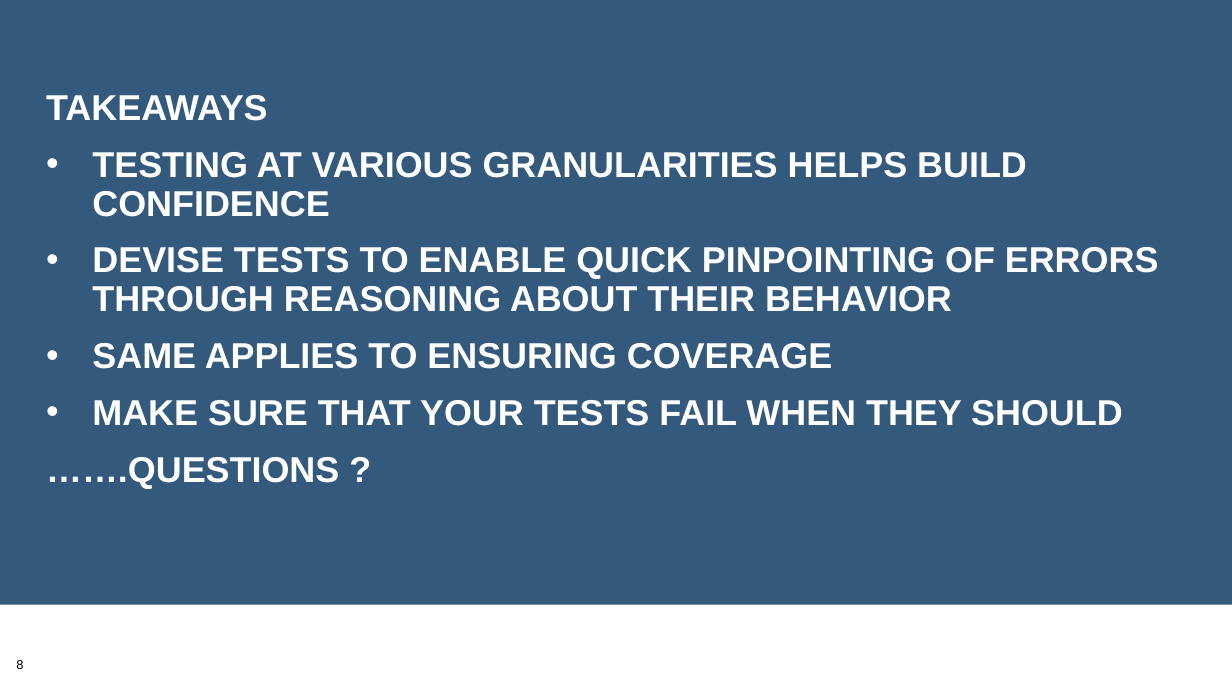
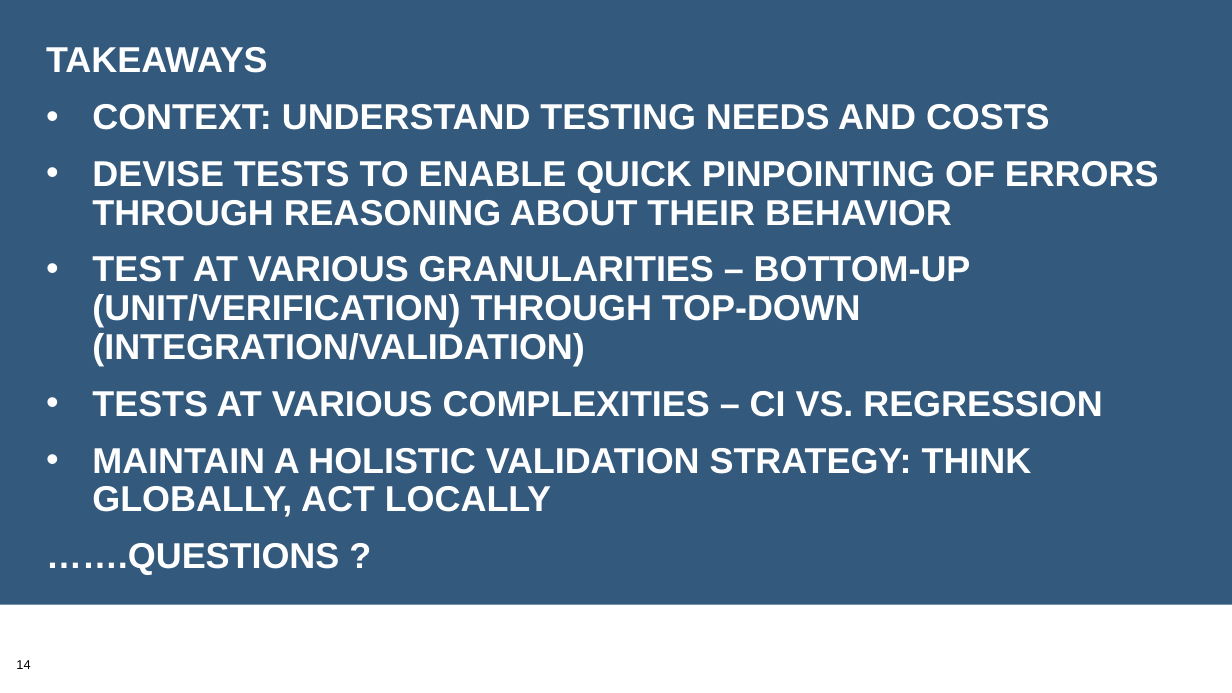
Before and after one commit to bssw-tutorial/presentations, a slide deck: slide 14 of final-presentations/2021-04-12-ecpam/03-testing2.pptx (slide 8 before the commit). Drawn at 1232x693 pixels with LibreOffice and Linux fonts; fonts in the diff are those of the drawing; background and template pictures are left out. Boxes give left, top, right and bottom in pixels: in the first picture for what was removed or moved away, otherwise in the second. Text is boxed around its words. In the diff, an @@ line names an element or a change of style, - is before the commit and + after.

```diff
--- a/final-presentations/2021-04-12-ecpam/03-testing2.pptx
+++ b/final-presentations/2021-04-12-ecpam/03-testing2.pptx
@@ text at <box>92,104,1050,130</box>: text changed @@
-• TESTING AT VARIOUS GRANULARITIES HELPS BUILD CONFIDENCE
+• CONTEXT: UNDERSTAND TESTING NEEDS AND COSTS
@@ text at <box>92,256,1102,517</box>: text changed @@
-• SAME APPLIES TO ENSURING COVERAGE
-• MAKE SURE THAT YOUR TESTS FAIL WHEN THEY SHOULD
+• TEST AT VARIOUS GRANULARITIES – BOTTOM-UP (UNIT/VERIFICATION) THROUGH TOP-DOWN (INTEGRATION/VALIDATION)
+• TESTS AT VARIOUS COMPLEXITIES – CI VS. REGRESSION
+• MAINTAIN A HOLISTIC VALIDATION STRATEGY: THINK GLOBALLY, ACT LOCALLY
@@ page number at <box>16,660,30,669</box>: text changed @@
-8
+14
```
Also in this commit, not shown: 7 other slides changed, 7 slides added.
